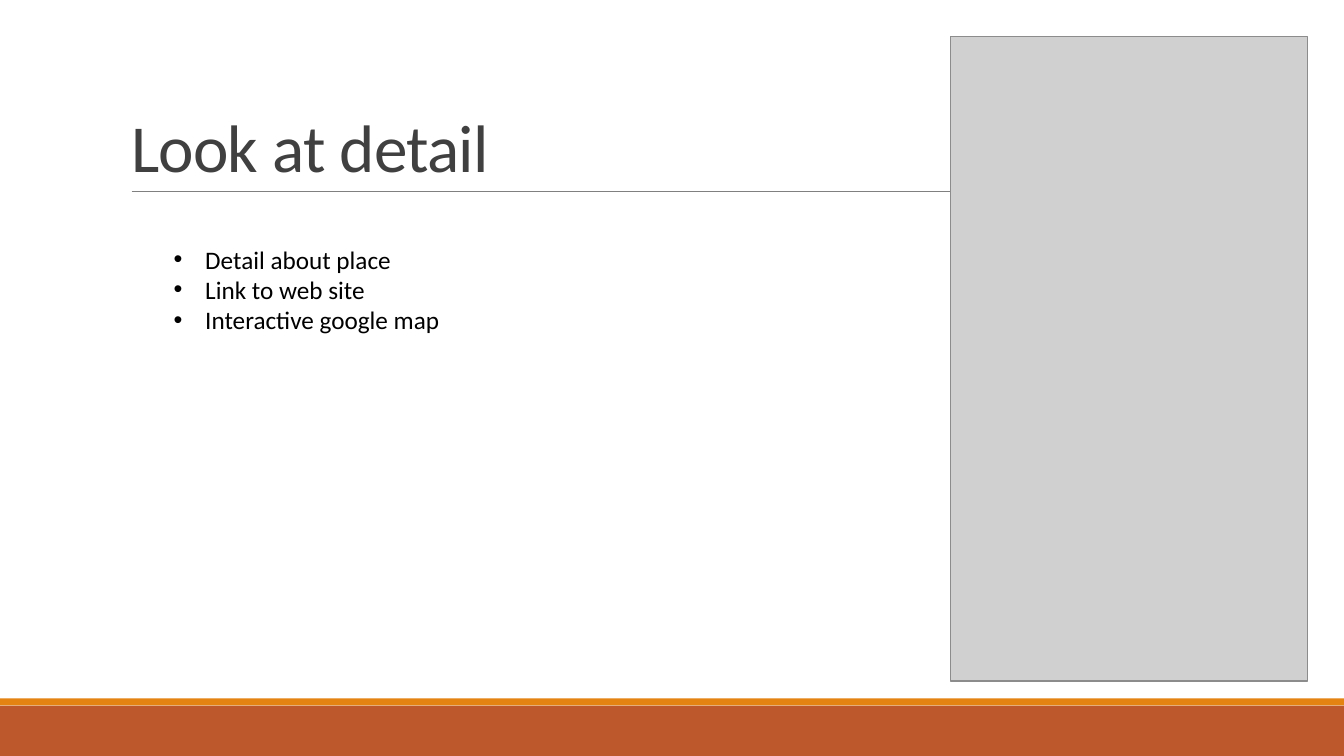
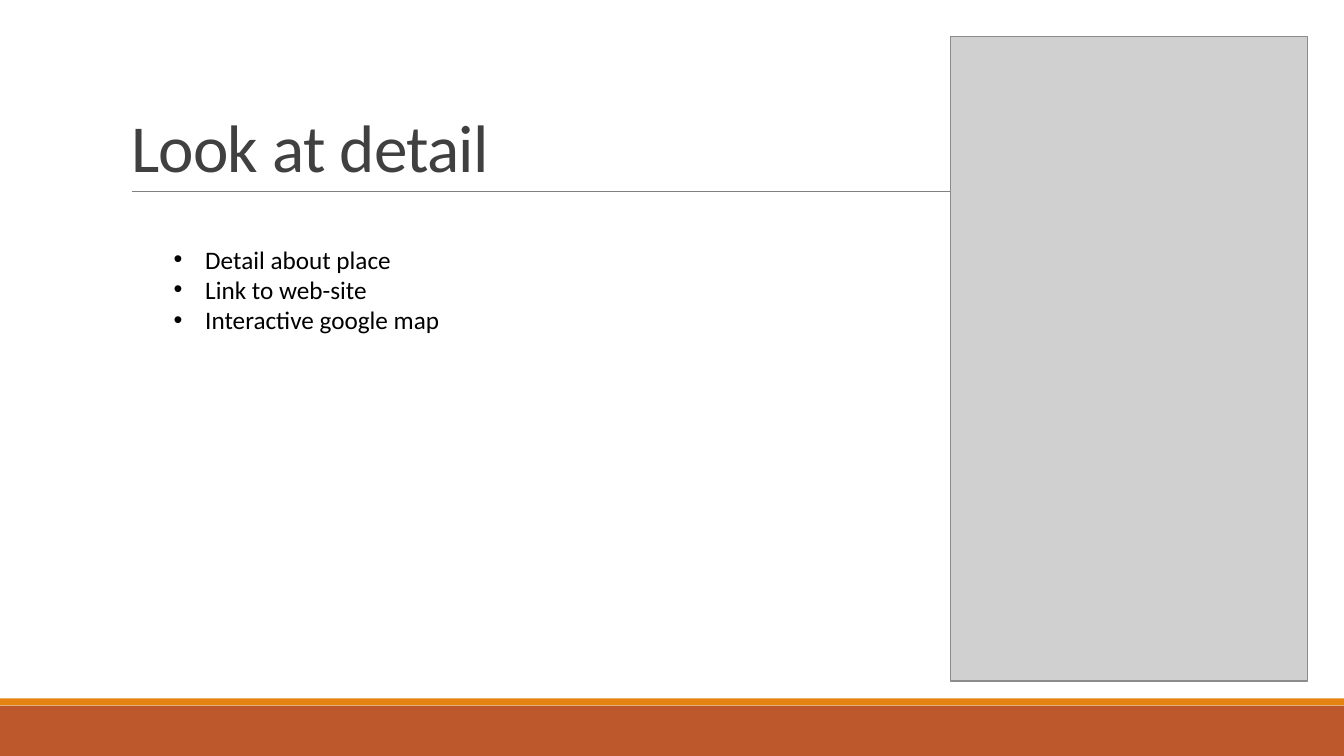
Before and after one commit to coding-competition-2019/nully, a slide deck: slide 4 of Our Application.pptx. Drawn at 1344x756 pixels with LibreOffice and Linux fonts; fonts in the diff are those of the drawing; grey boxes stand for pictures. Boxes give left, top, right and bottom in pixels: in the first picture for what was removed or moved away, otherwise in the second. Text is boxed around its words. In the diff, an @@ line names an element or a change of style, - is before the commit and + after.

```diff
--- a/Our Application.pptx
+++ b/Our Application.pptx
@@ text at (205,281,367,299): text changed @@
-• Link to web site
+• Link to web-site
```
Also in this commit, not shown: 3 other slides changed, 1 slide added, 1 slide removed.
